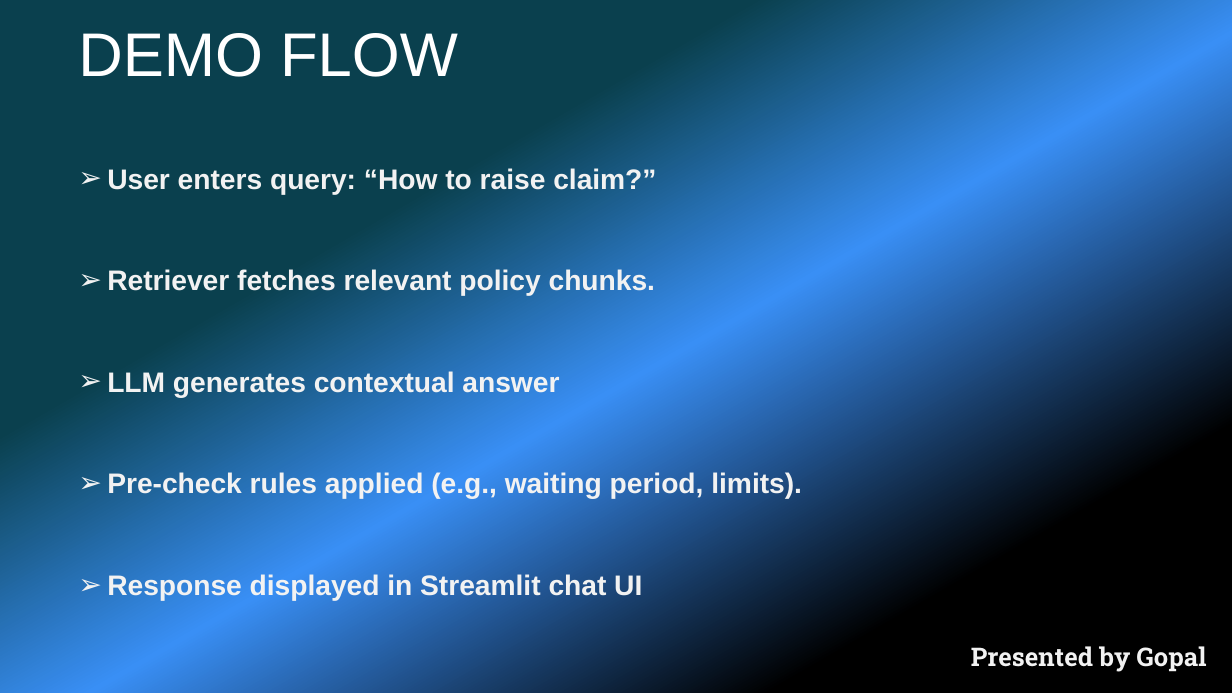
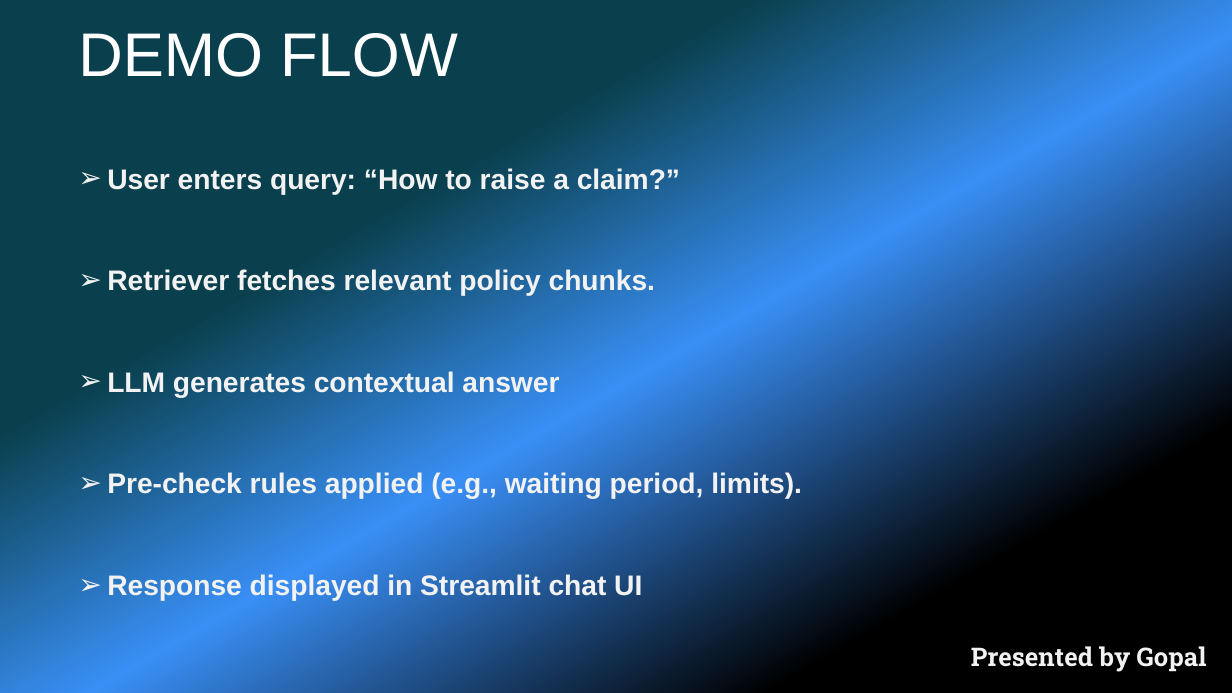
Before and after one commit to gopalstud86/GenAI-Assignments, a slide deck: slide 6 of Bronze Badge Assignments/PolicyPal.pptx. Drawn at 1232x693 pixels with LibreOffice and Linux fonts; fonts in the diff are those of the drawing. Boxes give left, top, right and bottom in pixels: in the first picture for what was removed or moved away, otherwise in the second. Text is boxed around its words. In the diff, an @@ line names an element or a change of style, - is before the commit and + after.

```diff
--- a/Bronze Badge Assignments/PolicyPal.pptx
+++ b/Bronze Badge Assignments/PolicyPal.pptx
@@ text at (107,168,680,195): text changed @@
-➢ User enters query: “How to raise claim?”
+➢ User enters query: “How to raise a claim?”
```
Also in this commit, not shown: 1 other slide changed.
